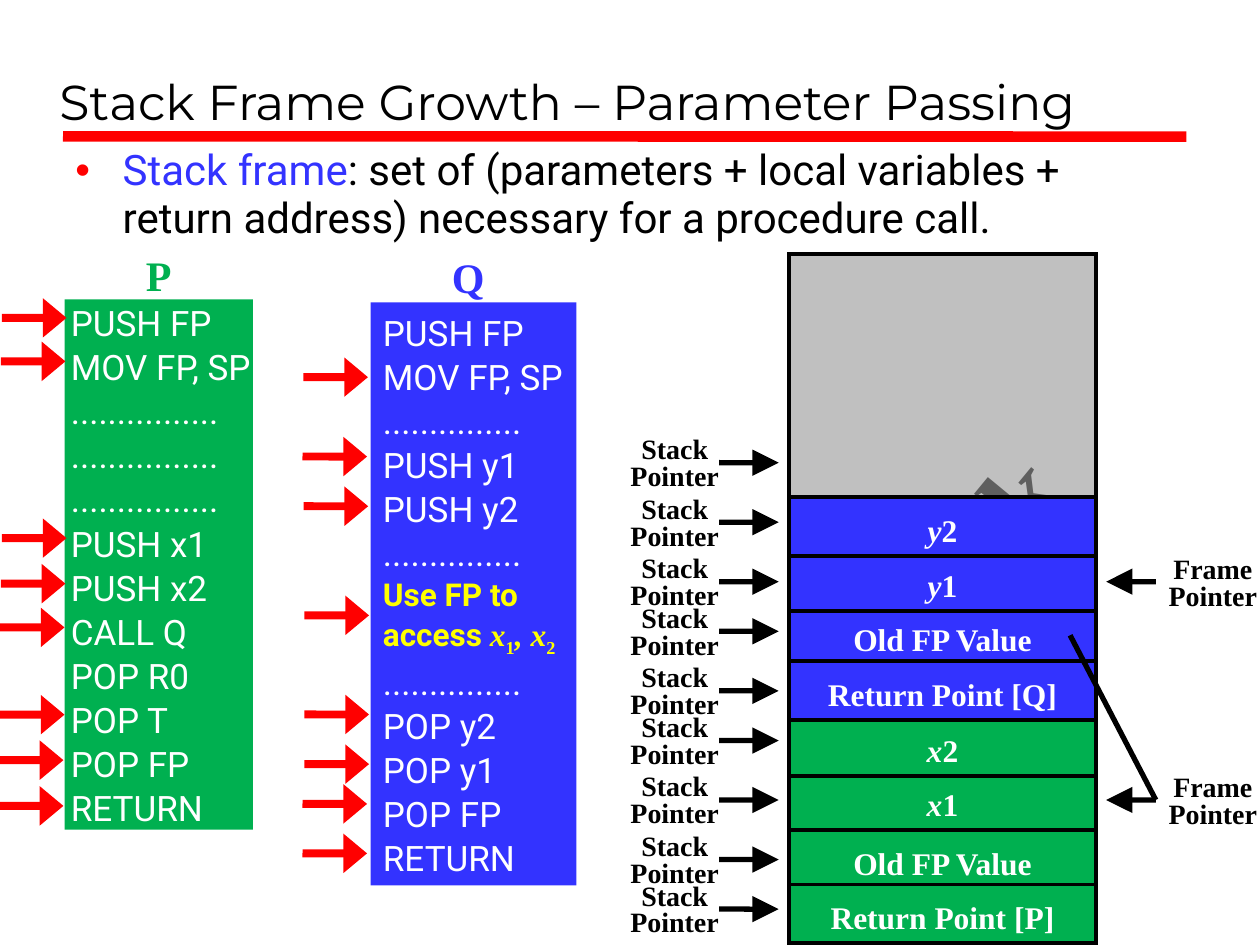
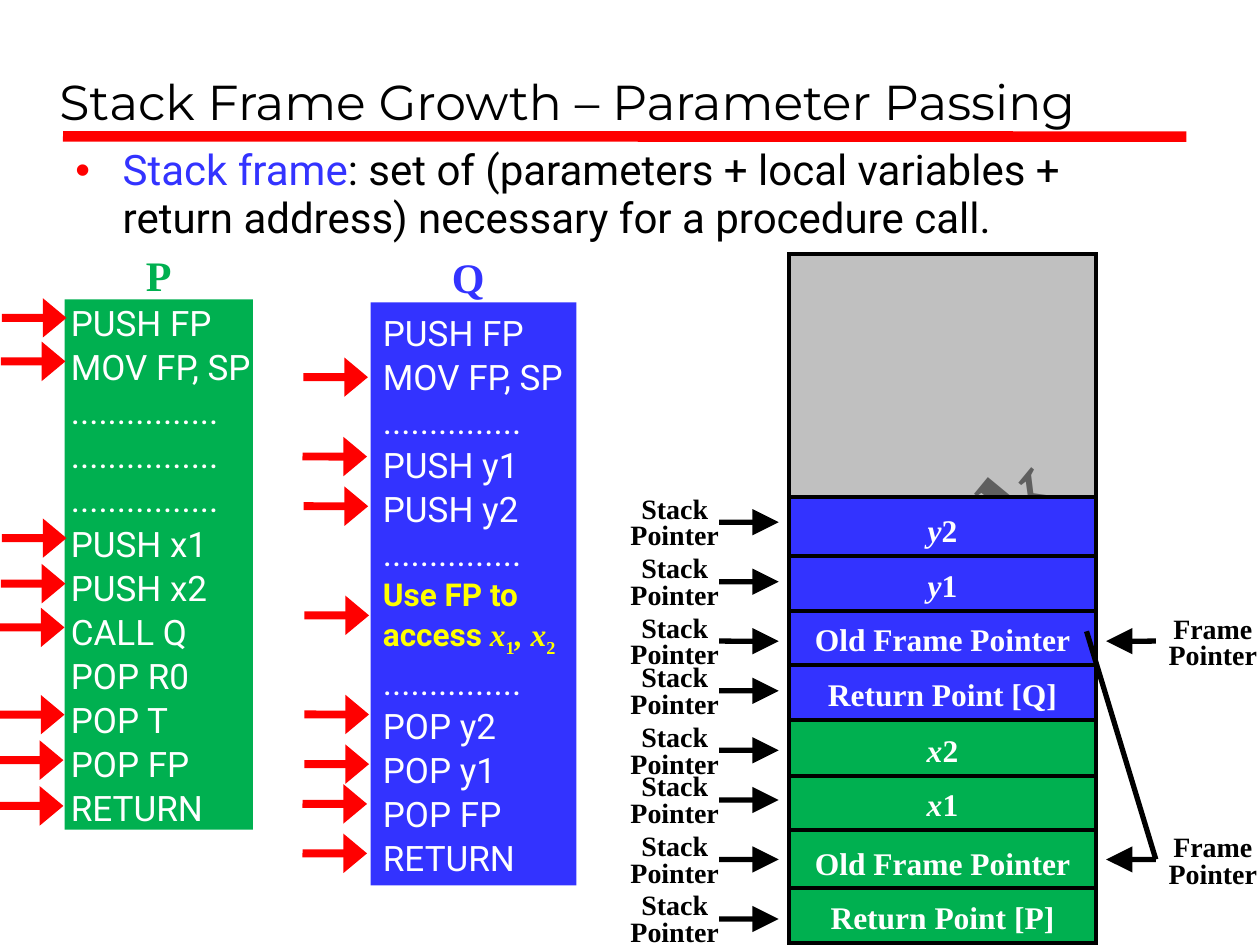
Before and after one commit to hshehata/hshehata.github.io, a slide deck: slide 14 of courses/zu/cse321a/files/lecture_08.pptx. Drawn at 1260x945 pixels with LibreOffice and Linux fonts; fonts in the diff are those of the drawing. Boxes give left, top, right and bottom in pixels: in the first picture for what was removed or moved away, otherwise in the second. Text is boxed around its words. In the diff, an @@ line names an element or a change of style, - is before the commit and + after.

```diff
--- a/courses/zu/cse321a/files/lecture_08.pptx
+++ b/courses/zu/cse321a/files/lecture_08.pptx
@@ text removed at [630,439,718,487] @@
-Stack Pointer
@@ arrow removed from (719, 462) to (779, 462) @@
@@ text in rectangle at [815,629,1070,652]: text changed @@
-Old FP Value
+Old Frame Pointer
@@ 3 texts, 3 arrows: place and size @@
-3 texts, 3 arrows at [630,608,779,933]
+3 texts, 3 arrows at [630,618,779,943]
@@ line moved from (1070, 635) - (1155, 800) to (1086, 631) - (1155, 859) @@
@@ rectangle "Old Frame Pointer": place and size @@
-rectangle "Old Frame Pointer" at [789,830,1096,886]
+rectangle "Old Frame Pointer" at [789,830,1096,890]
@@ text in rectangle at [815,853,1070,876]: text changed @@
-Old FP Value
+Old Frame Pointer
@@ 2 texts, 2 arrows: place and size @@
-2 texts, 2 arrows at [1106,560,1257,825]
+2 texts, 2 arrows at [1106,620,1257,885]
```
Also in this commit, not shown: 1 other file.
